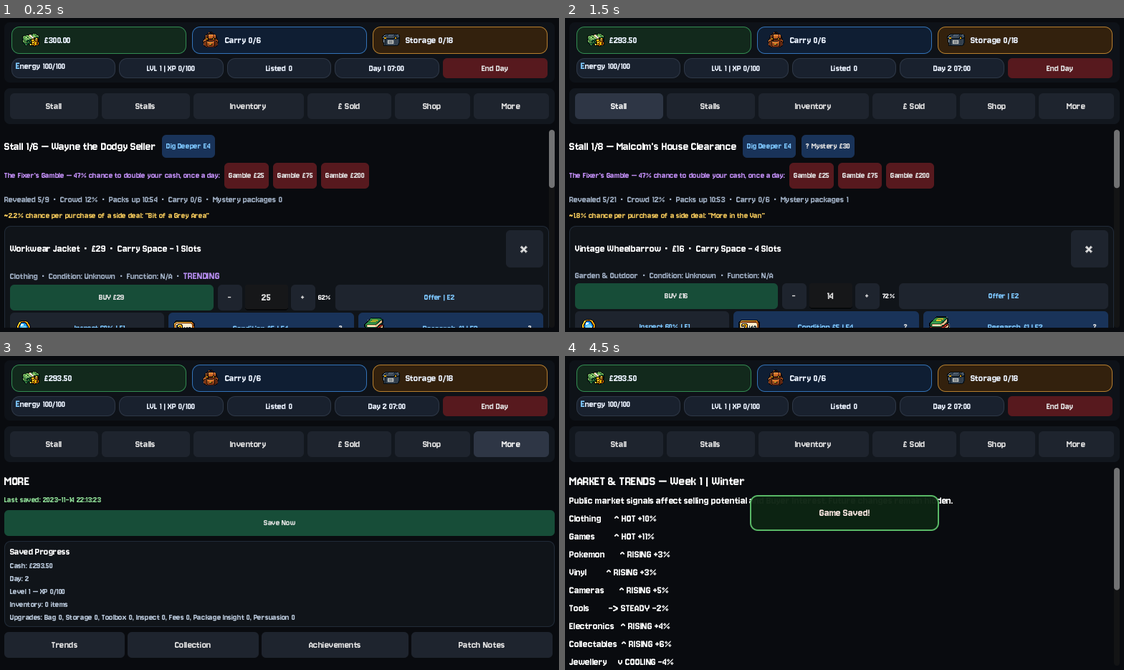
Above: before the commit, frames 1-4 (two rows, left to right).
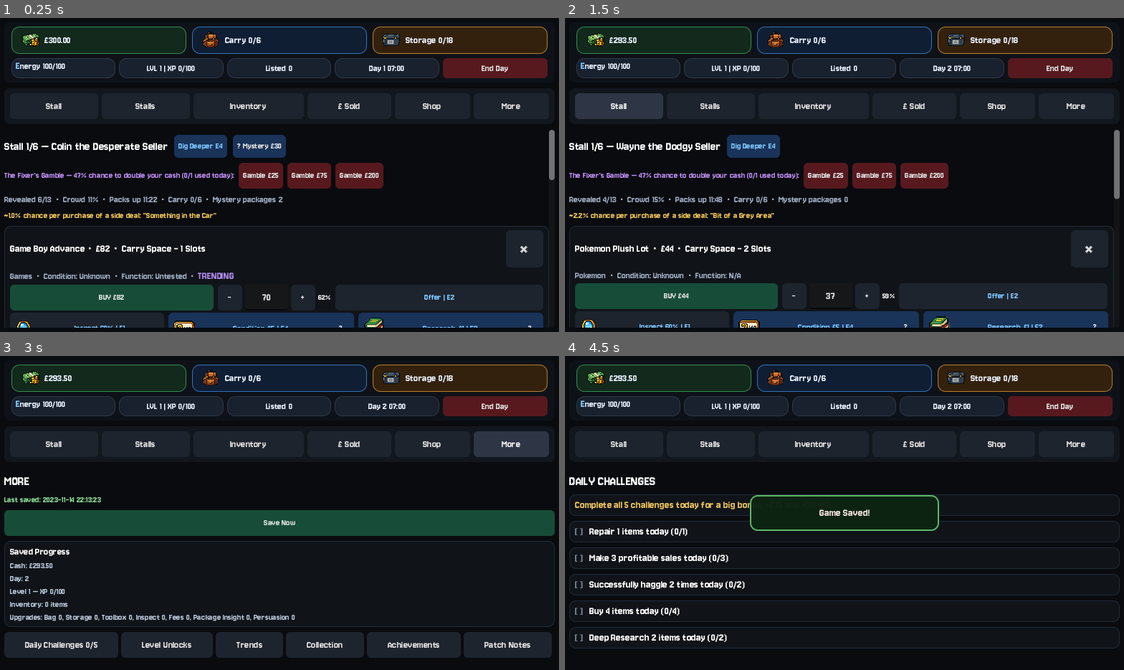
Above: after the commit, the same moments.

Repository: wmilburn1997-ai/car-boot-reseller
Game: Godot game, scene res://Main.tscn
Two runs of this game, one before a commit and one after it. Both use one fixed random seed, a clock stepped at 60 frames per second and the inputs below.
Inputs (mouse positions are in pixels of both pictures, inside the frame that each line leads up to):
- Up to frame 1 (0.25 s): no input
- Up to frame 2 (1.5 s): click "End Day" at 0.5 s; click "Stall" at 1.25 s
- Up to frame 3 (3 s): click "Shop" at 2 s; click "More" at 2.75 s
- Up to frame 4 (4.5 s): click "Save Now" at 3.5 s; click (626, 644) at 4.25 s, where only the run after the commit has a clickable "Daily Challenges 0/5"

The runs differ from the first frame. In frame 1, 4.1% of the frame differs, in the area x 1-100%, y 37-90%; in frame 2, 4.4%; in frame 3, 1.1%; in frame 4, 7.1%, in the area x 0-100%, y 35-99%.

Commit message:
Add Daily Challenges and Level Unlocks systems

Diff:
--- a/main.gd
+++ b/main.gd
@@ -180,7 +180,9 @@
 var total_haggled_savings = 0.0
 var total_lifetime_profit = 0.0
 var inventory_tab = "unlisted"
-var fixer_used_today = false
+var fixer_uses_today = 0
+var daily_challenges = []
+var daily_challenge_bonus_given = false
 const SAVE_PATH = "user://savegame.json"
 var last_save_time = ""
 var package_insight_level = 0
@@ -530,6 +532,117 @@
 
 	update_header()
 
+func show_daily_challenges():
+	current_screen_name = "show_daily_challenges"
+	clear_body()
+	update_header()
+	var title = Label.new()
+	title.add_theme_font_size_override("font_size", 20)
+	title.text = "DAILY CHALLENGES"
+	body.add_child(title)
+
+	var completed = daily_challenges_completed_count()
+	var bonus_panel = make_card()
+	body.add_child(bonus_panel)
+	var bonus_label = RichTextLabel.new()
+	bonus_label.bbcode_enabled = true
+	bonus_label.fit_content = true
+	bonus_label.scroll_active = false
+	bonus_label.size_flags_horizontal = Control.SIZE_EXPAND_FILL
+	bonus_label.add_theme_font_size_override("normal_font_size", 14)
+	if daily_challenge_bonus_given:
+		bonus_label.text = "[color=#8cd98f][b]Bonus claimed today: +£75 and +30 XP![/b][/color]"
+	else:
+		bonus_label.text = "[color=#e8c15a][b]Complete all %d challenges today for a big bonus: +£75 and +30 XP![/b][/color]" % daily_challenges.size()
+	bonus_panel.add_child(bonus_label)
+
+	for c in daily_challenges:
+		var done = check_daily_challenge(c)
+		var card = make_card()
+		body.add_child(card)
+		var row = HBoxContainer.new()
+		row.add_theme_constant_override("separation", 8)
+		card.add_child(row)
+		var check_label = Label.new()
+		check_label.text = "[DONE]" if done else "[ ]"
+		check_label.add_theme_color_override("font_color", Color(0.55,0.85,0.58,1.0) if done else Color(0.50,0.55,0.62,1.0))
+		row.add_child(check_label)
+		var desc_label = Label.new()
+		desc_label.autowrap_mode = TextServer.AUTOWRAP_WORD_SMART
+		desc_label.size_flags_horizontal = Control.SIZE_EXPAND_FILL
+		var progress_val = float(day_stats.get(c["type"], 0))
+		var target_val = float(c["target"])
+		desc_label.text = "%s (%d/%d)" % [c["desc"], int(min(progress_val, target_val)), int(target_val)]
+		if done:
+			desc_label.add_theme_color_override("font_color", Color(0.55,0.85,0.58,1.0))
+		row.add_child(desc_label)
+
+var level_unlock_tiers = [
+	{"level": 3, "desc": "+1 Mystery Package available each day"},
+	{"level": 5, "desc": "The Fixer's Gamble unlocks a bigger £350 stake"},
+	{"level": 8, "desc": "Dig Deeper reveals 1 extra item each time"},
+	{"level": 12, "desc": "Daily upkeep reduced by 10%"},
+	{"level": 15, "desc": "The Fixer's Gamble can be used twice a day"},
+]
+
+func show_level_unlocks():
+	current_screen_name = "show_level_unlocks"
+	clear_body()
+	update_header()
+	var title = Label.new()
+	title.add_theme_font_size_override("font_size", 20)
+	title.text = "LEVEL UNLOCKS"
+	body.add_child(title)
+
+	var progress_panel = make_card()
+	body.add_child(progress_panel)
+	var progress_box = VBoxContainer.new()
+	progress_box.add_theme_constant_override("separation", 4)
+	progress_panel.add_child(progress_box)
+	var level_label = Label.new()
+	level_label.add_theme_font_size_override("font_size", 16)
+	level_label.text = "Level %d" % player_level
+	progress_box.add_child(level_label)
+	var xp_needed = xp_needed_for_level(player_level)
+	var xp_bar = ProgressBar.new()
+	xp_bar.min_value = 0
+	xp_bar.max_value = xp_needed
+	xp_bar.value = clamp(player_xp, 0, xp_needed)
+	xp_bar.show_percentage = false
+	xp_bar.custom_minimum_size = Vector2(0, 20)
+	var fill_style = StyleBoxFlat.new()
+	fill_style.bg_color = Color(0.55,0.45,0.85,1.0)
+	fill_style.corner_radius_top_left = 6
+	fill_style.corner_radius_top_right = 6
+	fill_style.corner_radius_bottom_left = 6
+	fill_style.corner_radius_bottom_right = 6
+	xp_bar.add_theme_stylebox_override("fill", fill_style)
+	progress_box.add_child(xp_bar)
+	var xp_label = Label.new()
+	xp_label.add_theme_font_size_override("font_size", 13)
+	xp_label.add_theme_color_override("font_color", Color(0.72,0.78,0.85,1.0))
+	xp_label.text = "XP %d/%d — %d XP to Level %d" % [player_xp, xp_needed, xp_needed - player_xp, player_level + 1]
+	progress_box.add_child(xp_label)
+
+	for tier in level_unlock_tiers:
+		var unlocked = player_level >= tier["level"]
+		var card = make_card()
+		body.add_child(card)
+		var row = HBoxContainer.new()
+		row.add_theme_constant_override("separation", 8)
+		card.add_child(row)
+		var status_label = Label.new()
+		status_label.text = "[UNLOCKED]" if unlocked else "[LEVEL %d]" % tier["level"]
+		status_label.add_theme_color_override("font_color", Color(0.55,0.85,0.58,1.0) if unlocked else Color(0.50,0.55,0.62,1.0))
+		row.add_child(status_label)
+		var desc_label = Label.new()
+		desc_label.autowrap_mode = TextServer.AUTOWRAP_WORD_SMART
+		desc_label.size_flags_horizontal = Control.SIZE_EXPAND_FILL
+		desc_label.text = tier["desc"]
+		if unlocked:
+			desc_label.add_theme_color_override("font_color", Color(0.55,0.85,0.58,1.0))
+		row.add_child(desc_label)
+
 func show_more_menu():
 	current_screen_name = "show_more_menu"
 	clear_body()
@@ -574,6 +687,8 @@
 	var more_row = HFlowContainer.new()
 	more_row.add_theme_constant_override("separation", 8)
 	body.add_child(more_row)
+	add_nav_button(more_row, "Daily Challenges %d/%d" % [daily_challenges_completed_count(), daily_challenges.size()], Callable(self, "show_daily_challenges"))
+	add_nav_button(more_row, "Level Unlocks", Callable(self, "show_level_unlocks"))
 	add_nav_button(more_row, "Trends", Callable(self, "show_trends"))
 	add_nav_button(more_row, "Collection", Callable(self, "show_collection_log"))
 	add_nav_button(more_row, "Achievements", Callable(self, "show_achievements"))
@@ -910,14 +1025,17 @@
 	elif event is InputEventMouseMotion and (event.button_mask & MOUSE_BUTTON_MASK_LEFT) != 0:
 		active_scroll_container.scroll_vertical += int(-event.relative.y)
 
+func fixer_max_uses():
+	return 2 if player_level >= 15 else 1
+
 func fixer_gamble(amount):
-	if fixer_used_today:
-		queue_popup("The Fixer only deals once a day. Come back tomorrow.")
+	if fixer_uses_today >= fixer_max_uses():
+		queue_popup("The Fixer is done dealing for today. Come back tomorrow.")
 		return
 	if cash < amount:
 		queue_popup("Not enough cash.")
 		return
-	fixer_used_today = true
+	fixer_uses_today += 1
 	cash -= amount
 	var roll = rng.randf()
 	var won = roll < 0.47
@@ -1000,6 +1118,48 @@
 	last_save_time = str(parsed.get("save_time", ""))
 	return true
 
+func generate_daily_challenges():
+	var templates = [
+		{"desc_fmt": "Buy %d items today", "type": "items_bought", "min": 2, "max": 5},
+		{"desc_fmt": "Sell %d items today", "type": "items_sold", "min": 2, "max": 4},
+		{"desc_fmt": "Earn £%d in sales revenue today", "type": "sales_revenue", "min": 50, "max": 200},
+		{"desc_fmt": "Check Condition on %d items today", "type": "condition_checks", "min": 2, "max": 4},
+		{"desc_fmt": "Research %d items today", "type": "researches_done", "min": 2, "max": 4},
+		{"desc_fmt": "Deep Research %d items today", "type": "deep_researches_done", "min": 1, "max": 2},
+		{"desc_fmt": "Authenticate %d items today", "type": "authentications_done", "min": 1, "max": 2},
+		{"desc_fmt": "Repair %d items today", "type": "repairs_done", "min": 1, "max": 2},
+		{"desc_fmt": "Make %d profitable sales today", "type": "profitable_sales", "min": 1, "max": 3},
+		{"desc_fmt": "Successfully haggle %d times today", "type": "successful_haggles", "min": 1, "max": 3},
+		{"desc_fmt": "Find something at least 1-in-%d rare today", "type": "rarest_one_in", "min": 20, "max": 80},
+	]
+	templates.shuffle()
+	var count = rng.randi_range(3, 5)
+	daily_challenges.clear()
+	for i in range(min(count, templates.size())):
+		var t = templates[i]
+		var target = rng.randi_range(t["min"], t["max"])
+		daily_challenges.append({"desc": t["desc_fmt"] % target, "type": t["type"], "target": target})
+	daily_challenge_bonus_given = false
+
+func check_daily_challenge(challenge):
+	return float(day_stats.get(challenge["type"], 0)) >= float(challenge["target"])
+
+func daily_challenges_completed_count():
+	var count = 0
+	for c in daily_challenges:
+		if check_daily_challenge(c):
+			count += 1
+	return count
+
+func check_daily_challenge_bonus():
+	if daily_challenge_bonus_given or daily_challenges.size() == 0:
+		return
+	if daily_challenges_completed_count() >= daily_challenges.size():
+		daily_challenge_bonus_given = true
+		cash += 75.0
+		add_xp(30)
+		queue_popup("ALL DAILY CHALLENGES COMPLETE! +£75 and +30 XP!", "success")
+
 func xp_needed_for_level(level):
 	return int(100 + (level - 1) * 50)
 
@@ -1079,6 +1239,7 @@
 		scroll.scroll_vertical = int(last_scroll_value)
 
 func update_header():
+	check_daily_challenge_bonus()
 	var listed_count = 0
 	for item in inventory:
 		if item["listed"]:
@@ -1134,12 +1295,22 @@
 		"returns": 0,
 		"collection_adds": 0,
 		"rarest_one_in": 1,
+		"condition_checks": 0,
+		"researches_done": 0,
+		"deep_researches_done": 0,
+		"authentications_done": 0,
+		"repairs_done": 0,
+		"profitable_sales": 0,
+		"successful_haggles": 0,
 		"rng_events": []
 	}
 
 func compute_upkeep():
 	var tier_sum = bag_level + storage_level + toolbox_level + eye_level + fee_level
-	return float(tier_sum) * 1.75
+	var upkeep = float(tier_sum) * 1.75
+	if player_level >= 12:
+		upkeep *= 0.9
+	return upkeep
 
 func generate_weekly_trends():
 	current_week = int((day - 1) / 7) + 1
@@ -1179,8 +1350,9 @@
 func generate_day():
 	stalls.clear()
 	carry_used = 0
-	fixer_used_today = false
-	mystery_packages_left = rng.randi_range(0, 2)
+	fixer_uses_today = 0
+	generate_daily_challenges()
+	mystery_packages_left = rng.randi_range(0, 2) + (1 if player_level >= 3 else 0)
 	daily_expenses = min(25.0, 6.50 + float(day - 1) * 0.25)
 	var seller_names = seller_profiles.keys()
 	var count = rng.randi_range(6, 8)
@@ -1468,16 +1640,20 @@
 	var fixer_label = Label.new()
 	fixer_label.add_theme_font_size_override("font_size", 13)
 	fixer_label.add_theme_color_override("font_color", Color(0.75,0.55,0.95,1.0))
-	if fixer_used_today:
-		fixer_label.text = "The Fixer's Gamble (used today — back tomorrow):"
+	var fixer_done_today = fixer_uses_today >= fixer_max_uses()
+	if fixer_done_today:
+		fixer_label.text = "The Fixer's Gamble (done for today — back tomorrow):"
 	else:
-		fixer_label.text = "The Fixer's Gamble — 47% chance to double your cash, once a day:"
+		fixer_label.text = "The Fixer's Gamble — 47%% chance to double your cash (%d/%d used today):" % [fixer_uses_today, fixer_max_uses()]
 	fixer_row.add_child(fixer_label)
-	for wager in [25, 75, 200]:
+	var fixer_wagers = [25, 75, 200]
+	if player_level >= 5:
+		fixer_wagers.append(350)
+	for wager in fixer_wagers:
 		var fixer_button = Button.new()
 		fixer_button.text = "Gamble £%d" % wager
-		fixer_button.tooltip_text = "Wager £%d for a 47%% chance to walk away with £%d. Lose, and it's gone. One shot per day." % [wager, wager * 2]
-		fixer_button.disabled = fixer_used_today or cash < wager
+		fixer_button.tooltip_text = "Wager £%d for a 47%% chance to walk away with £%d. Lose, and it's gone." % [wager, wager * 2]
+		fixer_button.disabled = fixer_done_today or cash < wager
 		style_button(fixer_button, "danger")
 		fixer_button.pressed.connect(Callable(self, "fixer_gamble").bind(wager))
 		fixer_row.add_child(fixer_button)
@@ -1773,6 +1949,7 @@
 	item["condition_checked"] = true
 	item["action_order"].append("condition")
 	update_family_condition(item)
+	day_stats["condition_checks"] += 1
 	var after_check = estimate_identified_potential(item)
 	var before_center = (float(before_check[0]) + float(before_check[1])) / 2.0
 	var after_center = (float(after_check[0]) + float(after_check[1])) / 2.0
@@ -1804,6 +1981,7 @@
 	energy -= 2
 	current_time_minutes += 4
 	day_stats["research"] += 1.0
+	day_stats["researches_done"] += 1
 	var research_before = estimate_identified_potential(item)
 	item["basic_researched"] = true
 	item["basic_comps"] = make_comps(item, false)
@@ -1885,6 +2063,7 @@
 		item["asking"] = target_price
 		item["haggle_result"] = "accepted"
 		item["haggle_savings"] = asking - target_price
+		day_stats["successful_haggles"] += 1
 		item["haggle_note"] = "Offer £%.0f — [color=#e08fd0]Chance %.0f%% | Rolled %.2f%%[/color] — Accepted." % [target_price, chance * 100.0, roll * 100.0]
 		show_stall()
 		return
@@ -1916,7 +2095,7 @@
 		return
 	energy -= 4
 	current_time_minutes += 8
-	stall["revealed"] = min(stall["stock"].size(), stall["revealed"] + rng.randi_range(2, 4))
+	stall["revealed"] = min(stall["stock"].size(), stall["revealed"] + rng.randi_range(2, 4) + (1 if player_level >= 8 else 0))
 	rival_pressure(float(stall["crowd"]) * 0.35)
 	show_stall()
 	call_deferred("_scroll_to_bottom")
@@ -2712,6 +2891,8 @@
 		fs_quick["highest_sold"] = max(float(fs_quick["highest_sold"]), quick_price)
 		fs_quick["lifetime_profit"] = float(fs_quick["lifetime_profit"]) + profit
 	total_lifetime_profit += profit
+	if profit > 0.0:
+		day_stats["profitable_sales"] += 1
 	inventory.remove_at(index)
 	var color = Color(0.55,0.85,0.58,1.0) if profit >= 0.0 else Color(0.92,0.55,0.45,1.0)
 	set_status("Quick Sold — £%.2f — Profit %+.2f" % [quick_price, profit], color)
@@ -2798,6 +2979,7 @@
 	item["condition_checked"] = true
 	item["action_order"].append("condition")
 	update_family_condition(item)
+	day_stats["condition_checks"] += 1
 	var after_check = estimate_identified_potential(item)
 	var before_center = (float(before_check[0]) + float(before_check[1])) / 2.0
 	var after_center = (float(after_check[0]) + float(after_check[1])) / 2.0
@@ -2830,6 +3012,7 @@
 	energy -= 2
 	current_time_minutes += 4
 	day_stats["research"] += 1.0
+	day_stats["researches_done"] += 1
 	var research_before = estimate_identified_potential(item)
 	item["basic_researched"] = true
 	item["action_order"].append("research")
@@ -2853,6 +3036,7 @@
 	energy -= 12
 	current_time_minutes += 20
 	day_stats["research"] += 18.0
+	day_stats["deep_researches_done"] += 1
 	item["deep_researched"] = true
 	item["action_order"].append("deep_research")
 
@@ -2989,6 +3173,7 @@
 	energy -= 6
 	current_time_minutes += 15
 	day_stats["authentication"] += cost
+	day_stats["authentications_done"] += 1
 	item["auth_attempted"] = true
 	item["action_order"].append("authenticate")
 
@@ -3040,6 +3225,7 @@
 	energy -= 10
 	current_time_minutes += 30
 	day_stats["repairs"] += cost
+	day_stats["repairs_done"] += 1
 	item["repair_attempted"] = true
 
 	var base_chance = 0.62
@@ -3230,6 +3416,8 @@
 		fs_sale["highest_sold"] = max(float(fs_sale["highest_sold"]), sale_price)
 		fs_sale["lifetime_profit"] = float(fs_sale["lifetime_profit"]) + sale_profit
 	total_lifetime_profit += sale_profit
+	if sale_profit > 0.0:
+		day_stats["profitable_sales"] += 1
 	queue_popup("Item Sold: %s — £%.2f — Profit %+.2f" % [item["name"], sale_price, sale_profit], "success")
 	save_game()
 	if sale_price - item["paid"] > 0:
@@ -3514,6 +3702,11 @@
 	show_shop()
 
 var patch_notes = [
+	{"version": "Latest — 10/09/2026 05:45", "notes": [
+		"Added Daily Challenges: 3-5 random challenges each day (buy/sell/research/haggle/rarity-based), visible in the More tab showing live X/Y progress. Completing all of them in one day gives a bonus: +£75 and +30 XP",
+		"Added Level Unlocks screen in the More tab, showing your current Level, XP progress bar, and XP needed for next level",
+		"Level now has real effects for the first time: Level 3 = +1 Mystery Package/day, Level 5 = Fixer's Gamble gets a £350 stake option, Level 8 = Dig Deeper reveals 1 extra item, Level 12 = -10% daily upkeep, Level 15 = Fixer's Gamble usable twice a day",
+	]},
 	{"version": "Latest — 10/09/2026 05:00", "notes": [
 		"Pre-press ? buttons now visually merge with their action button (matching color, no gap, flattened inner corners) instead of looking like two separate boxes side by side — matches how the completed-box ? already looked",
 	]},
Not shown, changed: docs/index.html
Not shown, changed: docs/index.pck
